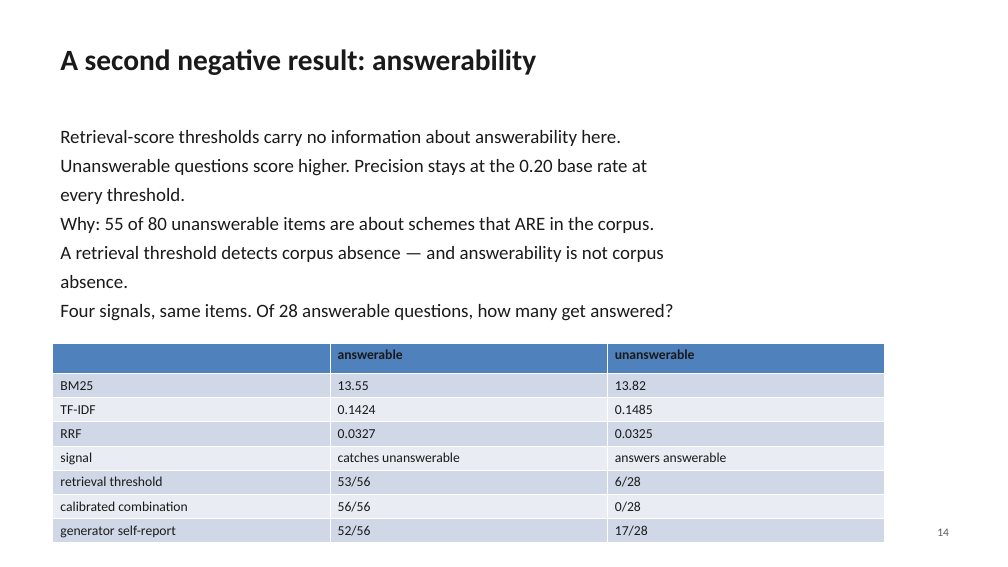
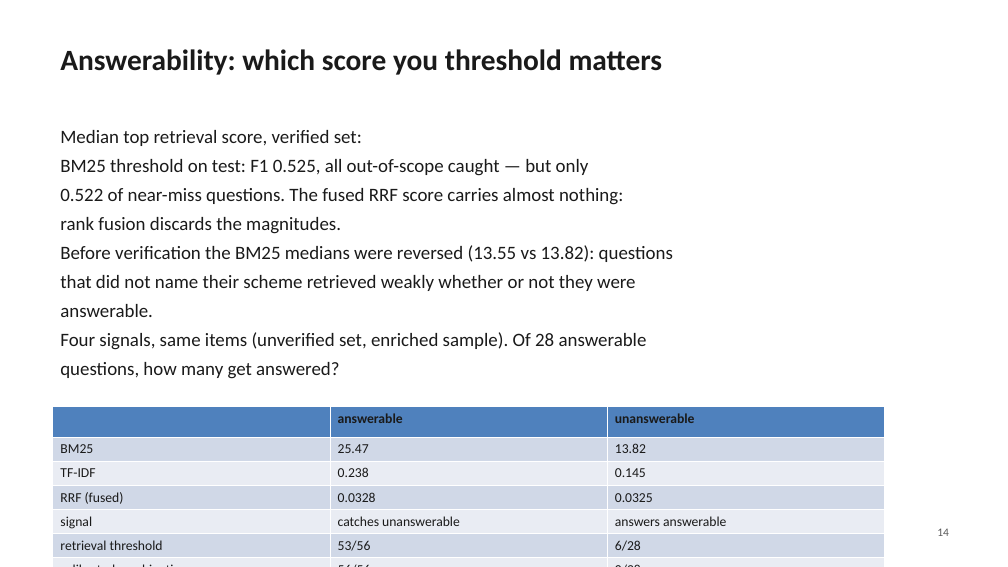
Before and after one commit to dhruvv1402/IndicRAG-QA, a slide deck: slide 14 of paper/IndicRAG-QA-slides.pptx. Drawn at 1008x567 pixels with LibreOffice and Linux fonts; fonts in the diff are those of the drawing. Boxes give left, top, right and bottom in pixels: in the first picture for what was removed or moved away, otherwise in the second. Text is boxed around its words. In the diff, an @@ line names an element or a change of style, - is before the commit and + after.

```diff
--- a/paper/IndicRAG-QA-slides.pptx
+++ b/paper/IndicRAG-QA-slides.pptx
@@ text at (60, 49, 663, 75): text changed @@
-A second negative result: answerability
+Answerability: which score you threshold matters
@@ text at (60, 130, 673, 379): text changed @@
-Retrieval-score thresholds carry no information about answerability here.
-Unanswerable questions score higher. Precision stays at the 0.20 base rate at
-every threshold.
-Why: 55 of 80 unanswerable items are about schemes that ARE in the corpus.
-A retrieval threshold detects corpus absence — and answerability is not corpus
-absence.
-Four signals, same items. Of 28 answerable questions, how many get answered?
+Median top retrieval score, verified set:
+BM25 threshold on test: F1 0.525, all out-of-scope caught — but only
+0.522 of near-miss questions. The fused RRF score carries almost nothing:
+rank fusion discards the magnitudes.
+Before verification the BM25 medians were reversed (13.55 vs 13.82): questions
+that did not name their scheme retrieved weakly whether or not they were
+answerable.
+Four signals, same items (unverified set, enriched sample). Of 28 answerable
+questions, how many get answered?
@@ table at (53, 407, 885, 567) @@
-row 2, column 2: 13.55
+row 2, column 2: 25.47
-row 3, column 2: 0.1424
+row 3, column 2: 0.238
-row 3, column 3: 0.1485
+row 3, column 3: 0.145
-row 4, column 1: RRF
+row 4, column 1: RRF (fused)
-row 4, column 2: 0.0327
+row 4, column 2: 0.0328
@@ table: place and size @@
-table at (53, 343, 885, 542)
+table at (53, 407, 885, 567)
```
Also in this commit, not shown: 8 other slides changed, 6 other files.
